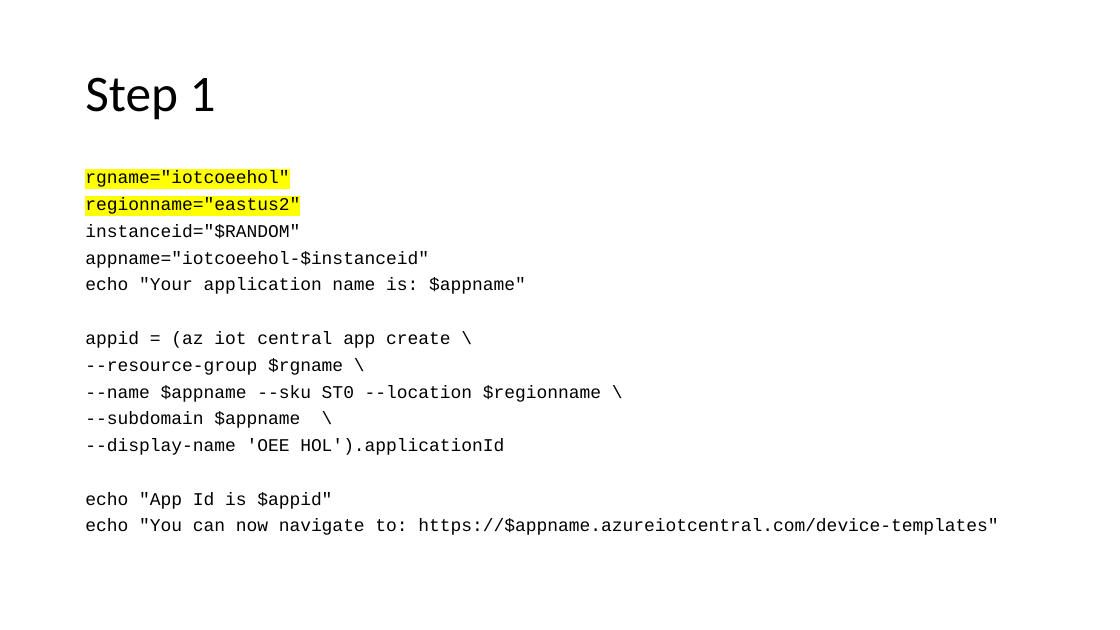
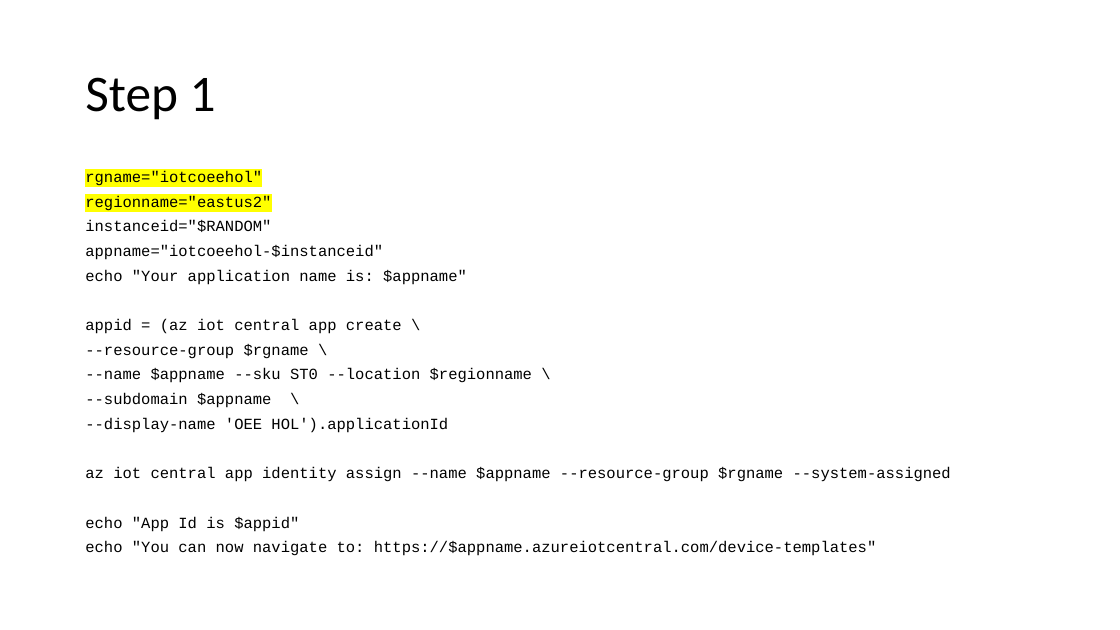
Before and after one commit to onderyildirim/iotcentral-iiot-lab, a slide deck: slide 2 of iotcentral-iiot-hol.pptx. Drawn at 1120x630 pixels with LibreOffice and Linux fonts; fonts in the diff are those of the drawing. Boxes give left, top, right and bottom in pixels: in the first picture for what was removed or moved away, otherwise in the second. Text is boxed around its words. In the diff, an @@ line names an element or a change of style, - is before the commit and + after.

```diff
--- a/iotcentral-iiot-hol.pptx
+++ b/iotcentral-iiot-hol.pptx
@@ text at <box>85,170,876,556</box>: size 15.4 to 13.3 pt in "rgname="iotcoeehol"", "regionname="eastus2"", "instanceid="$RANDOM"", "appname="iotcoeehol-$instanceid"" and 8 more places @@
@@ text at <box>85,467,951,482</box>: paragraph added @@
+az iot central app identity assign --name $appname --resource-group $rgname --system-assigned
```
Also in this commit, not shown: 2 other slides changed, 1 slide added, 7 other files.
